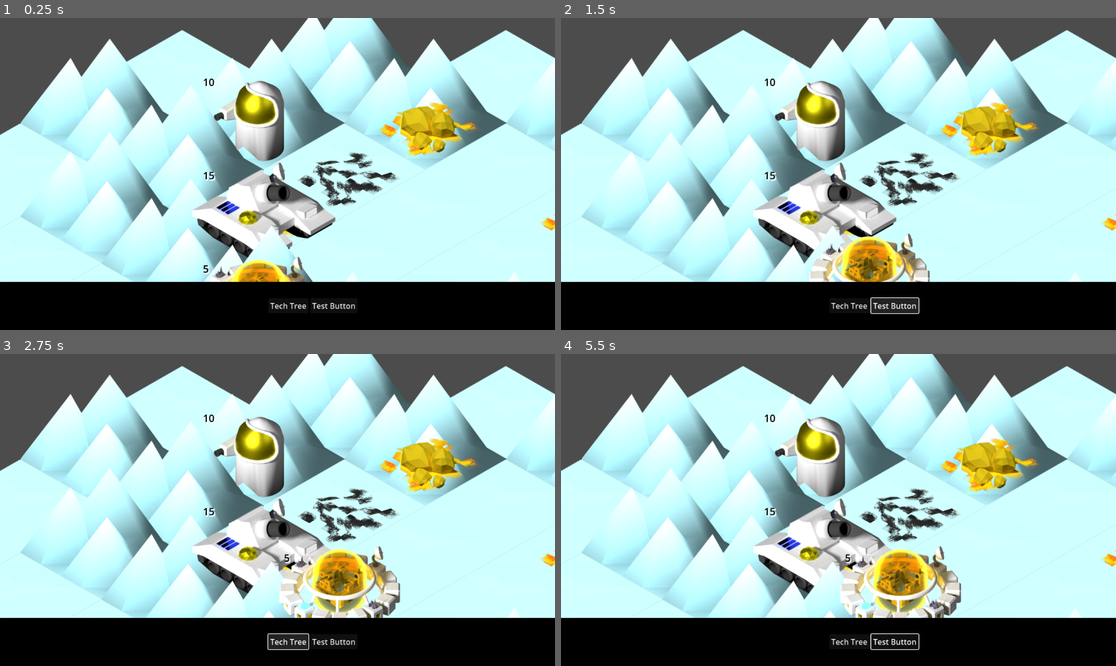
Above: before the commit, frames 1-4 (two rows, left to right).
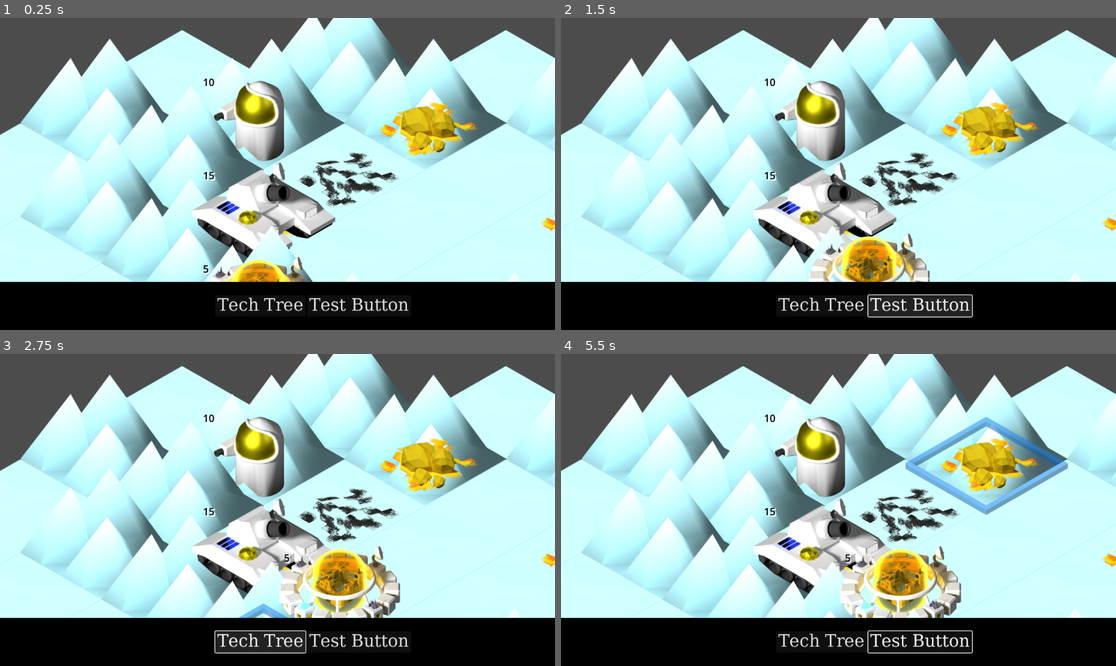
Above: after the commit, the same moments.

Repository: lifflander/stp
Game: Godot game, scene res://node_2d.tscn
Same seed, same stepped clock (60 frames per second), same inputs: the game is played once before the commit and once after it.
Inputs (mouse positions are in pixels of both pictures, inside the frame that each line leads up to):
- Up to frame 1 (0.25 s): no input
- Up to frame 2 (1.5 s): click "Tech Tree" at 0.5 s; click "Test Button" at 1.25 s
- Up to frame 3 (2.75 s): click "Tech Tree" at 2 s
- Up to frame 4 (5.5 s): click "Test Button" at 2.75 s; click "Tech Tree" at 3.5 s; click "Test Button" at 4.25 s; tap Enter at 5 s; move the mouse to (960, 494) at 5.02 s; click (960, 494) at 5.17 s

The runs differ from the first frame. In frame 1, 0.6% of the frame differs, in the area x 39-74%, y 89-94%; in frame 2, 1.5%; in frame 3, 1.6%; in frame 4, 2.7%, in the area x 39-92%, y 20-96%.

Commit message:
Fix

Diff:
--- a/TileMap.gd
+++ b/TileMap.gd
@@ -150,7 +150,7 @@
 	for child in dcrc.get_children():
 		dcrc.remove_child(child)
 	var new_label : Label = Label.new()
-	new_label.text = base.name
+	new_label.text = base.name + ": Level " + str(base.level)
 	dcrc.add_child(new_label)
 #
 	#var loc = base.location
@@ -228,7 +228,8 @@
 	elif base_selected:
 		setUIForBase(map.getTileVec(selection.getTile()).base)
 	else:
-		set_cell(selection_layer, selection.getTile(), 9, Vector2i(0,0), 0)
+		if selection.validTile():
+			set_cell(selection_layer, selection.getTile(), 9, Vector2i(0,0), 0)
 
 func drawCity(base : LogicEngine.Base):
 	set_cell(city_layer_id, base.location, base.base_source_id, base.base_coord, 0)
@@ -264,7 +265,7 @@
 			var tile = map.getTileXY(x, y)
 			if tile != null and tile.unit != null:
 				set_cell(unit_layer_id, Vector2i(x,y), tile.unit.unit_source_id, tile.unit.unit_coord, 0)
-				set_cell(selection_layer, selection.getTile(), -1, Vector2i(0,0), 0)
+				#set_cell(selection_layer, selection.getTile(), -1, Vector2i(0,0), 0)
 
 				# raster the health indicator
 				var new_label : Label = Label.new()
--- a/basic-system-font.tres
+++ b/basic-system-font.tres
@@ -1,4 +1,5 @@
 [gd_resource type="SystemFont" format=3 uid="uid://dkdiv2nun8h0t"]
 
 [resource]
+font_names = PackedStringArray("Sans-Serif")
 font_weight = 425
--- /dev/null
+++ b/basic-theme.tres
@@ -0,0 +1,7 @@
+[gd_resource type="Theme" load_steps=2 format=3 uid="uid://byrrjw305mtni"]
+
+[ext_resource type="SystemFont" uid="uid://dkdiv2nun8h0t" path="res://basic-system-font.tres" id="1_cw7ow"]
+
+[resource]
+default_font = ExtResource("1_cw7ow")
+default_font_size = 35
--- a/node_2d.tscn
+++ b/node_2d.tscn
@@ -6,7 +6,7 @@
 [ext_resource type="Script" path="res://Map.gd" id="3_et2nw"]
 [ext_resource type="Script" path="res://CharacterBody2D.gd" id="3_qhnfj"]
 [ext_resource type="Script" path="res://LogicEngine.gd" id="3_uiovt"]
-[ext_resource type="SystemFont" uid="uid://dkdiv2nun8h0t" path="res://basic-system-font.tres" id="7_1kuxj"]
+[ext_resource type="Theme" uid="uid://byrrjw305mtni" path="res://basic-theme.tres" id="7_yey6t"]
 
 [sub_resource type="Environment" id="Environment_qo0ox"]
 background_mode = 3
@@ -85,6 +85,7 @@
 anchor_bottom = 1.0
 grow_horizontal = 2
 grow_vertical = 0
+theme = ExtResource("7_yey6t")
 
 [node name="DynamicColorRect" type="ColorRect" parent="UI/Control"]
 visible = false
@@ -128,7 +129,6 @@
 
 [node name="Button" type="Button" parent="UI/Control/CenterContainer/HBoxContainer"]
 layout_mode = 2
-theme_override_fonts/font = ExtResource("7_1kuxj")
 text = "Tech Tree"
 
 [node name="Button2" type="Button" parent="UI/Control/CenterContainer/HBoxContainer"]
